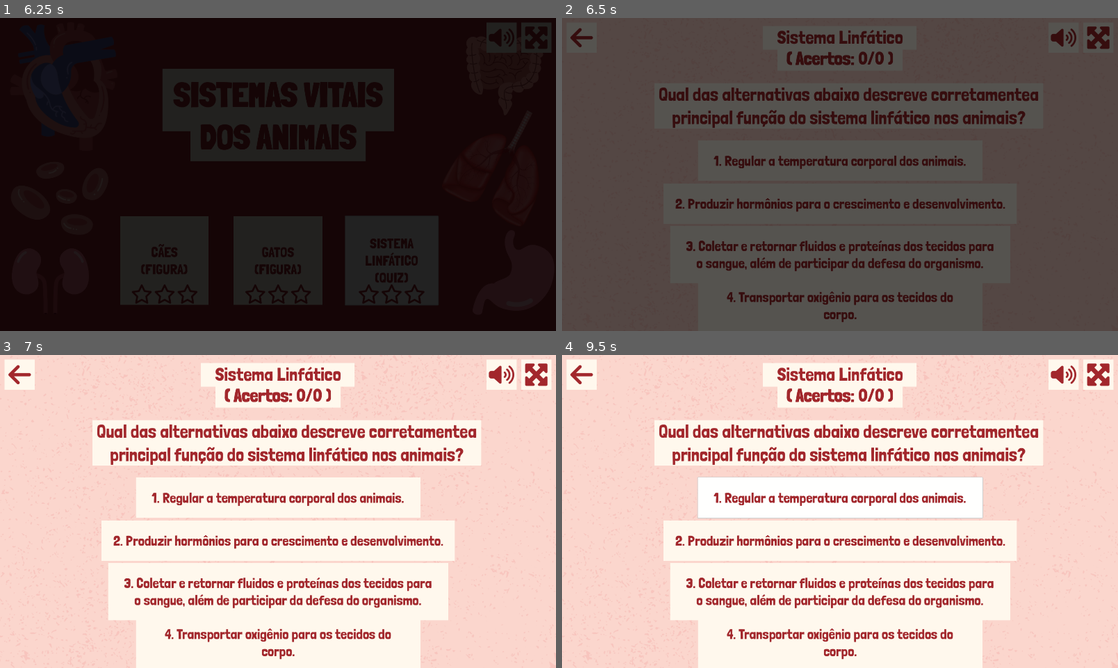
Above: before the commit, frames 1-4 (two rows, left to right).
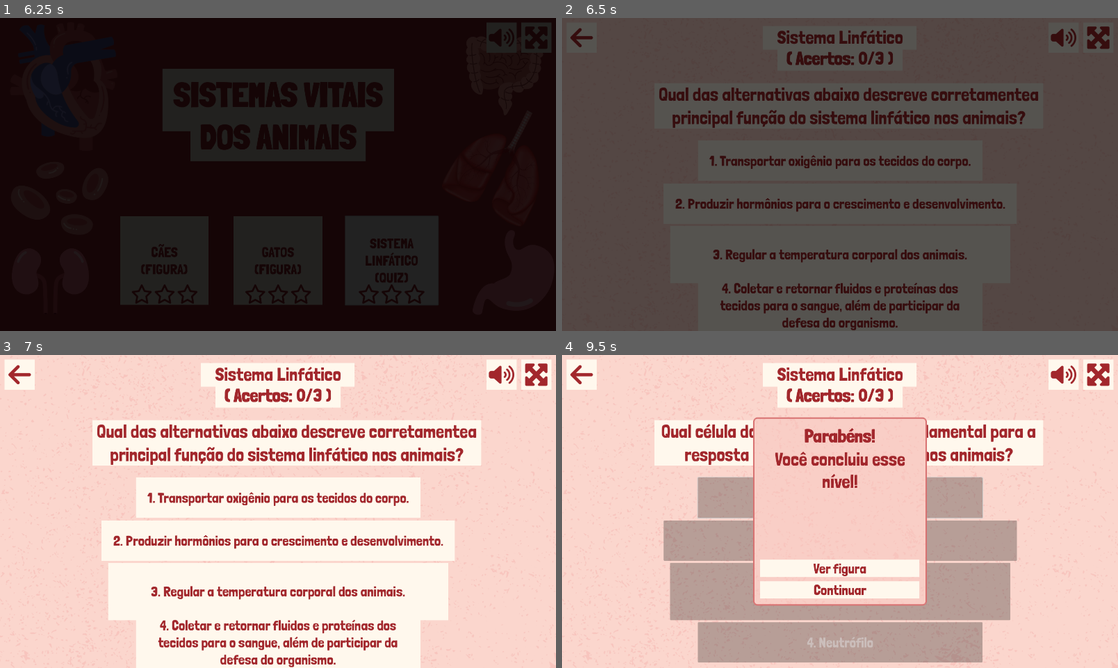
Above: after the commit, the same moments.

Repository: telmotrooper/vet-game
Game: Godot game, scene res://main.tscn
Same seed, same stepped clock (60 frames per second), same inputs: the game is played once before the commit and once after it.
Inputs (mouse positions are in pixels of both pictures, inside the frame that each line leads up to):
- Up to frame 1 (6.25 s): tap Enter at 0.5 s; click (533, 36) at 1.25 s; click "CÃES (FIGURA)" at 2 s; click (533, 36) at 2.75 s; click (533, 36) at 3.5 s; click (22, 36) at 4.25 s; click "GATOS (FIGURA)" at 5 s; click "SISTEMA LINFÁTICO (QUIZ)" at 5.75 s
- Up to frame 2 (6.5 s): no input
- Up to frame 3 (7 s): click "1. Regular a temperatura corp…" (after the commit: "1. Transportar oxigênio para …") at 6.5 s
- Up to frame 4 (9.5 s): click "3. Coletar e retornar fluidos…" (after the commit: "3. Regular a temperatura corp…") at 7.25 s; click "1. Regular a temperatura corp…" (after the commit: "1. Medula óssea") at 8 s; click "1. Regular a temperatura corp…" (after the commit: "1. Monócito") at 8.75 s

Frame 1 is identical in both runs. In frame 2, 5.2% of the frame differs, in the area x 22-78%, y 10-100%; in frame 3, 6.1%; in frame 4, 38%, in the area x 17-86%, y 10-100%.

Commit message:
initial quiz implementation (#35)
* button holds answer

* emitting signal on question answered

* check if answer is correct

* connecting dots

* disable buttons when quiz ends

* calculating score

* added 'freeze' for answers

Diff:
--- /dev/null
+++ b/levels/lymphatic_system_level/answer.gd
@@ -0,0 +1,12 @@
+extends Button
+
+@export var value := ""
+
+signal question_answered
+
+func _pressed() -> void:
+	question_answered.emit(value)
+
+func freeze() -> void:
+	disabled = true
+	set_mouse_filter(MOUSE_FILTER_IGNORE)
--- a/levels/lymphatic_system_level/lymphatic_system_level.tscn
+++ b/levels/lymphatic_system_level/lymphatic_system_level.tscn
@@ -8,6 +8,7 @@
 [ext_resource type="PackedScene" uid="uid://wnlhcjcm0qc" path="res://ui/victory_panel/victory_panel.tscn" id="4_0qajo"]
 [ext_resource type="Resource" uid="uid://cacanb31t3bwl" path="res://levels/lymphatic_system_level/questions/funcao_do_sistema_linfatico.tres" id="4_omnvc"]
 [ext_resource type="Resource" uid="uid://bhiuxc5uo3b7q" path="res://levels/lymphatic_system_level/questions/filtrar_o_sangue.tres" id="5_qp137"]
+[ext_resource type="Script" path="res://levels/lymphatic_system_level/answer.gd" id="9_ywt1q"]
 
 [sub_resource type="LabelSettings" id="LabelSettings_hcqab"]
 font_size = 64
@@ -124,7 +125,7 @@
 color = Color(1, 0.972549, 0.929412, 1)
 metadata/_edit_lock_ = true
 
-[node name="Answer1" type="Button" parent="."]
+[node name="Answer1" type="Button" parent="." groups=["answers"]]
 layout_mode = 1
 anchors_preset = 8
 anchor_left = 0.5
@@ -139,8 +140,9 @@
 grow_vertical = 2
 text = "1. Transportar oxigênio para os tecidos do corpo."
 autowrap_mode = 2
+script = ExtResource("9_ywt1q")
 
-[node name="Answer2" type="Button" parent="."]
+[node name="Answer2" type="Button" parent="." groups=["answers"]]
 layout_mode = 1
 anchors_preset = 8
 anchor_left = 0.5
@@ -155,8 +157,9 @@
 grow_vertical = 2
 text = "2. Produzir hormônios para o crescimento e desenvolvimento."
 autowrap_mode = 2
+script = ExtResource("9_ywt1q")
 
-[node name="Answer3" type="Button" parent="."]
+[node name="Answer3" type="Button" parent="." groups=["answers"]]
 layout_mode = 1
 anchors_preset = 8
 anchor_left = 0.5
@@ -171,8 +174,9 @@
 grow_vertical = 2
 text = "3. Coletar e retornar fluidos e proteínas dos tecidos para o sangue, além de participar da defesa do organismo."
 autowrap_mode = 2
+script = ExtResource("9_ywt1q")
 
-[node name="Answer4" type="Button" parent="."]
+[node name="Answer4" type="Button" parent="." groups=["answers"]]
 layout_mode = 1
 anchors_preset = 8
 anchor_left = 0.5
@@ -187,3 +191,9 @@
 grow_vertical = 2
 text = "4. Regular a temperatura corporal dos animais."
 autowrap_mode = 2
+script = ExtResource("9_ywt1q")
+
+[connection signal="question_answered" from="Answer1" to="." method="_on_question_answered"]
+[connection signal="question_answered" from="Answer2" to="." method="_on_question_answered"]
+[connection signal="question_answered" from="Answer3" to="." method="_on_question_answered"]
+[connection signal="question_answered" from="Answer4" to="." method="_on_question_answered"]
--- a/levels/quiz_level.gd
+++ b/levels/quiz_level.gd
@@ -5,12 +5,20 @@
 var current_question: QuizQuestion
 var question_counter: int
 var score := 0
-var mistakes := 0
 
 const base_text := "[center][b]( Acertos:[/b] %d/%d )[/center]"
 
 func _ready() -> void:
 	current_question = questions.pick_random()
+	update_question()
+
+	%VictoryPanel.visible = false
+	%VictoryPanel.scale = Vector2.ZERO
+
+	question_counter = len(questions)
+	update_text()
+
+func update_question() -> void:
 	%Question.text = current_question.text
 
 	var answers: Array[String] = [current_question.correct_answer]
@@ -22,25 +30,35 @@
 	for answer in answers:
 		var button = find_child("Answer%d" % answer_counter)
 		button.text = "%d. %s" % [answer_counter, answer]
+		button.value = answer
 		answer_counter += 1
-
-	%VictoryPanel.visible = false
-	%VictoryPanel.scale = Vector2.ZERO
-
-	update_text()
 
 func update_text() -> void:
 	%Score.text = base_text % [score, question_counter]
 
 func show_victory_panel() -> void:
-	if mistakes == 0:
+	if score == question_counter: # all correct
 		%VictoryPanel.set_stars(3)
-	elif mistakes <= 3:
+	elif score == question_counter - 1: # missed one
 		%VictoryPanel.set_stars(2)
-	else:
+	elif score > 0: # at least one correct
 		%VictoryPanel.set_stars(1)
+	else: # all wrong
+		%VictoryPanel.set_stars(0)
 
 	%VictoryPanel.show_panel()
 
-func _on_mistake_made():
-	mistakes += 1
+func _on_question_answered(value: String) -> void:
+	if value == current_question.correct_answer:
+		score += 1
+	update_text()
+
+	var index = questions.find(current_question)
+	questions.pop_at(index)
+
+	if len(questions) > 0:
+		current_question = questions.pick_random()
+		update_question()
+	else:
+		get_tree().call_group("answers", "freeze")
+		show_victory_panel()
Not shown: 1 places in levels/lymphatic_system_level/lymphatic_system_level.tscn that only renumber resources
